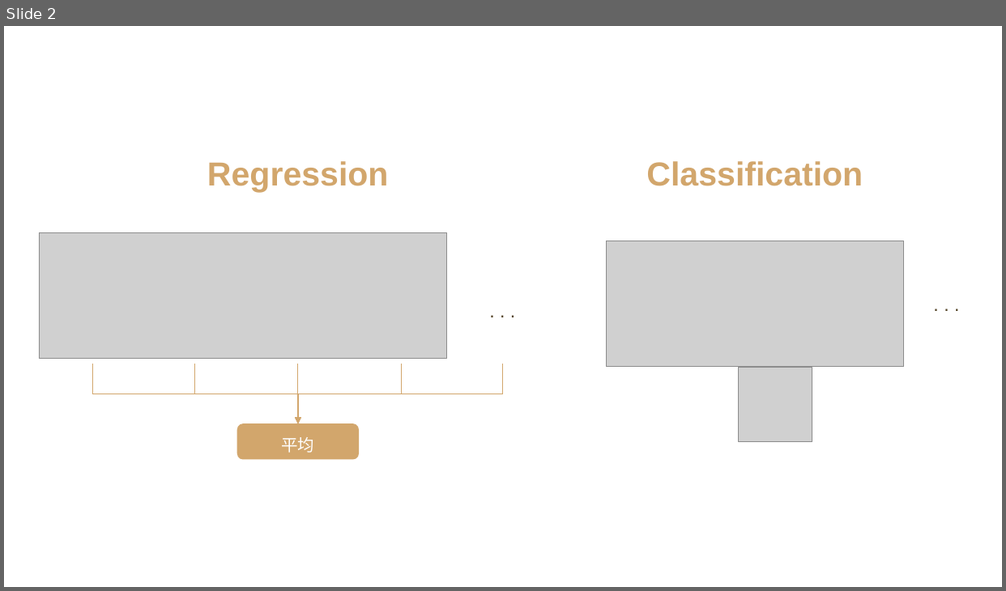
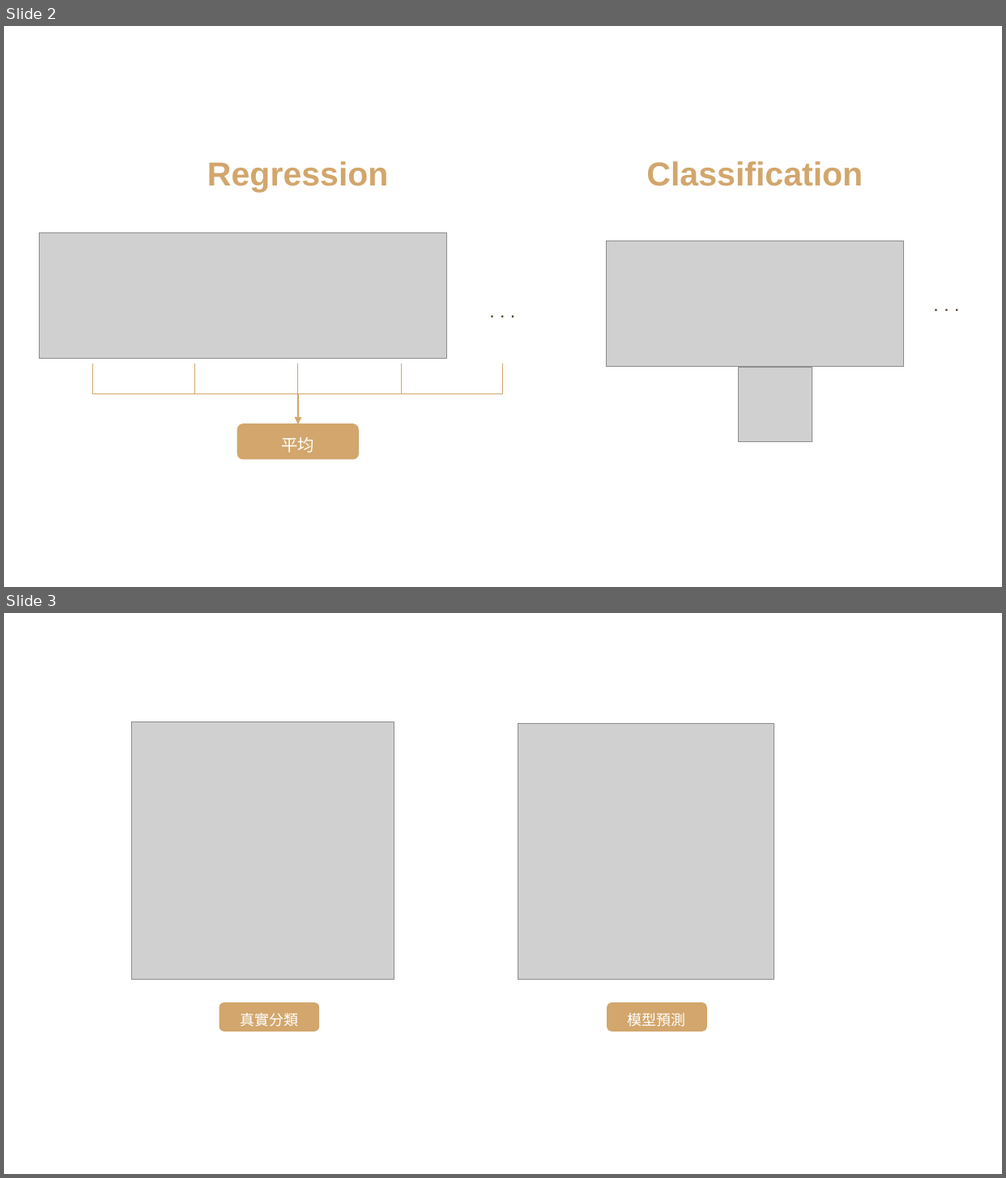
Before and after one commit to andy6804tw/andy6804tw.github.io, a slide deck: _posts/ithome/2021/14.隨機森林/14.隨機森林.pptx. Shown one above the other, each under a label of ours: slide 2 before the commit, slides 2 and 3 after it. The pictures are 1006x591 and 1006x1178 pixels, drawn with LibreOffice and Linux fonts; fonts in the diff are those of the drawing; grey boxes stand for pictures. Boxes give left, top, right and bottom in pixels: in the first picture for what was removed or moved away, otherwise in the second. Text is boxed around its words. In the diff, an @@ line names an element or a change of style, - is before the commit and + after.

```diff
--- a/_posts/ithome/2021/14.隨機森林/14.隨機森林.pptx
+++ b/_posts/ithome/2021/14.隨機森林/14.隨機森林.pptx
@@ slide 3 added at bbox=[4, 613, 1002, 1174], background #FFFFFF @@
@@ picture added at bbox=[132, 722, 394, 980] @@
@@ picture added at bbox=[518, 723, 774, 980] @@
@@ rounded rectangle added at bbox=[219, 1003, 319, 1033], fill #D2A66C, 14 pt, text #FFFFFF @@
+真實分類
@@ rounded rectangle added at bbox=[607, 1003, 707, 1033], fill #D2A66C, 14 pt, text #FFFFFF @@
+模型預測
```
Also in this commit, not shown: 1 other slide added, 8 other files.
